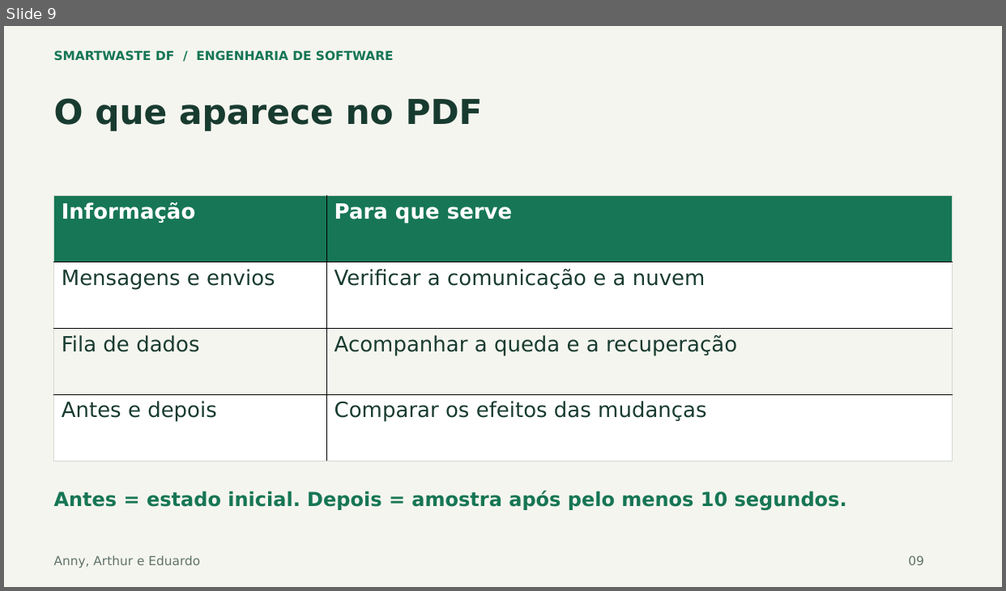
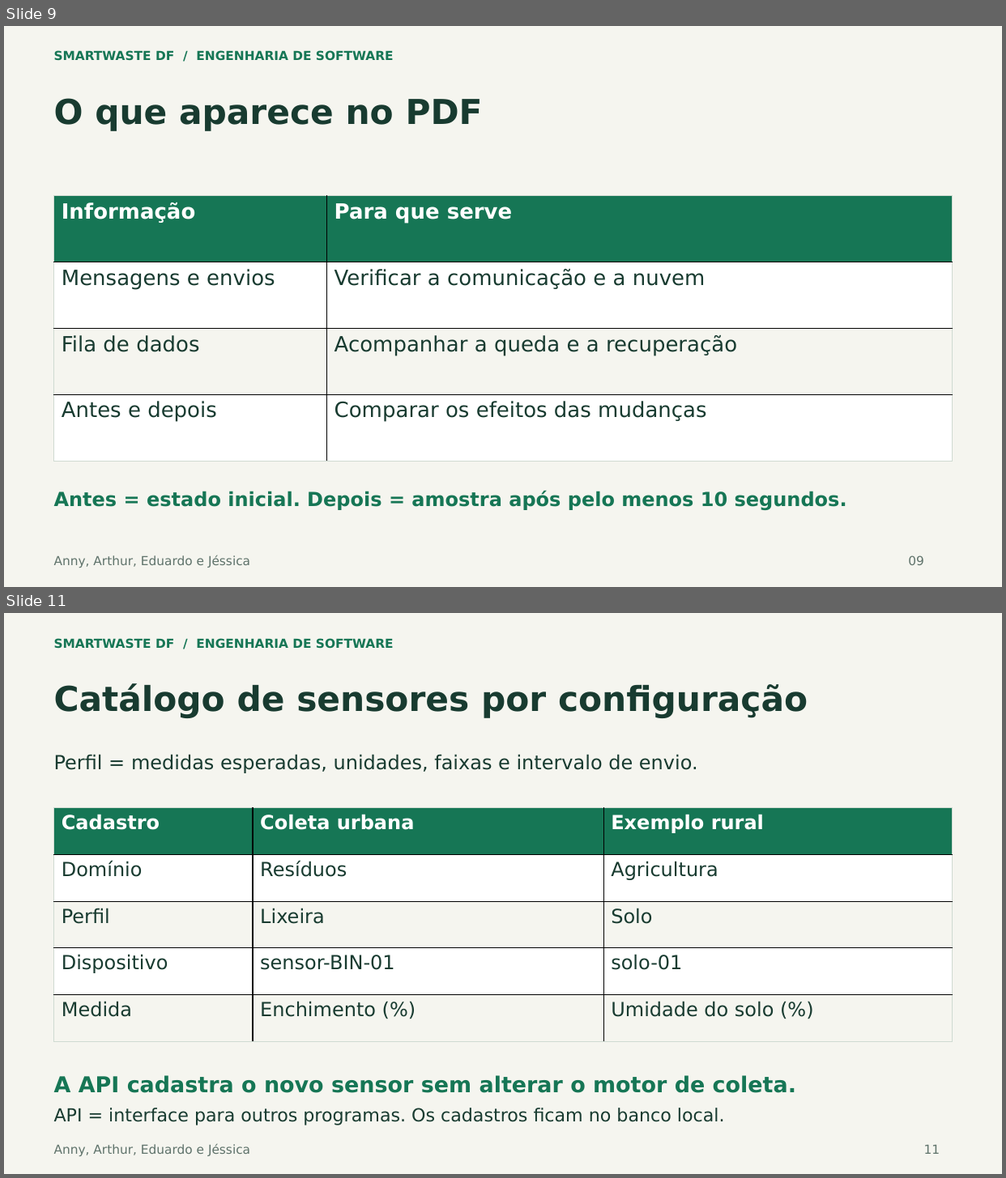
Before and after one commit to annygabb/IoT---Coleta, a slide deck: docs/entrega/SmartWaste_Apresentacao_Atualizada.pptx. Shown one above the other, each under a label of ours: slide 9 before the commit, slides 9 and 11 after it; the slides between them are not shown. The pictures are 1006x591 and 1006x1178 pixels, drawn with LibreOffice and Linux fonts; fonts in the diff are those of the drawing. Boxes give left, top, right and bottom in pixels: in the first picture for what was removed or moved away, otherwise in the second. Text is boxed around its words. In the diff, an @@ line names an element or a change of style, - is before the commit and + after.

Commit message:
feat: publica integração IoT, catálogo, quarentena e slides atualizados

```diff
--- a/docs/entrega/SmartWaste_Apresentacao_Atualizada.pptx
+++ b/docs/entrega/SmartWaste_Apresentacao_Atualizada.pptx
@@ slide 11 added at box(4, 613, 1002, 1174), background #F5F5EF @@
@@ text added at box(54, 638, 394, 649), 12 pt, text #167655, bold @@
+SMARTWASTE DF / ENGENHARIA DE SOFTWARE
@@ text added at box(54, 683, 808, 718), 33 pt, text #183B30, bold @@
+Catálogo de sensores por configuração
@@ text added at box(54, 754, 698, 773), 18.8 pt, text #183B30 @@
+Perfil = medidas esperadas, unidades, faixas e intervalo de envio.
@@ table added at box(54, 807, 953, 1041), 5 rows, 3 columns @@
+Cadastro | Coleta urbana | Exemplo rural
+Domínio | Resíduos | Agricultura
+Perfil | Lixeira | Solo
+Dispositivo | sensor-BIN-01 | solo-01
+Medida | Enchimento (%) | Umidade do solo (%)
@@ text added at box(54, 1076, 796, 1093), 21 pt, text #167655, bold @@
+A API cadastra o novo sensor sem alterar o motor de coleta.
@@ text added at box(54, 1108, 725, 1126), 17.2 pt, text #183B30 @@
+API = interface para outros programas. Os cadastros ficam no banco local.
@@ text added at box(54, 1144, 250, 1157), 12 pt, text #5F736B @@
+Anny, Arthur, Eduardo e Jéssica
@@ text added at box(924, 1145, 940, 1154), 12 pt, text #5F736B @@
+11
@@ slide 9 changed as well @@
@@ text at box(54, 556, 250, 568): text changed @@
-Anny, Arthur e Eduardo
+Anny, Arthur, Eduardo e Jéssica
```
Also in this commit, not shown: 9 other slides changed, 3 other slides added, 56 other files.
